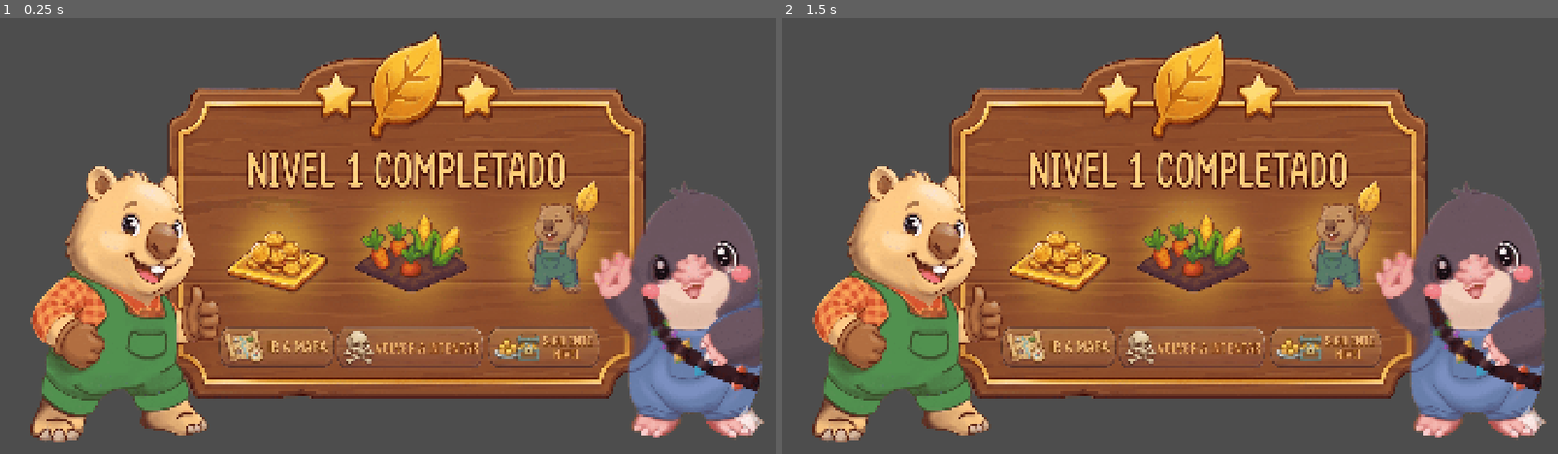
Above: before the commit, frames 1-2 (left to right).
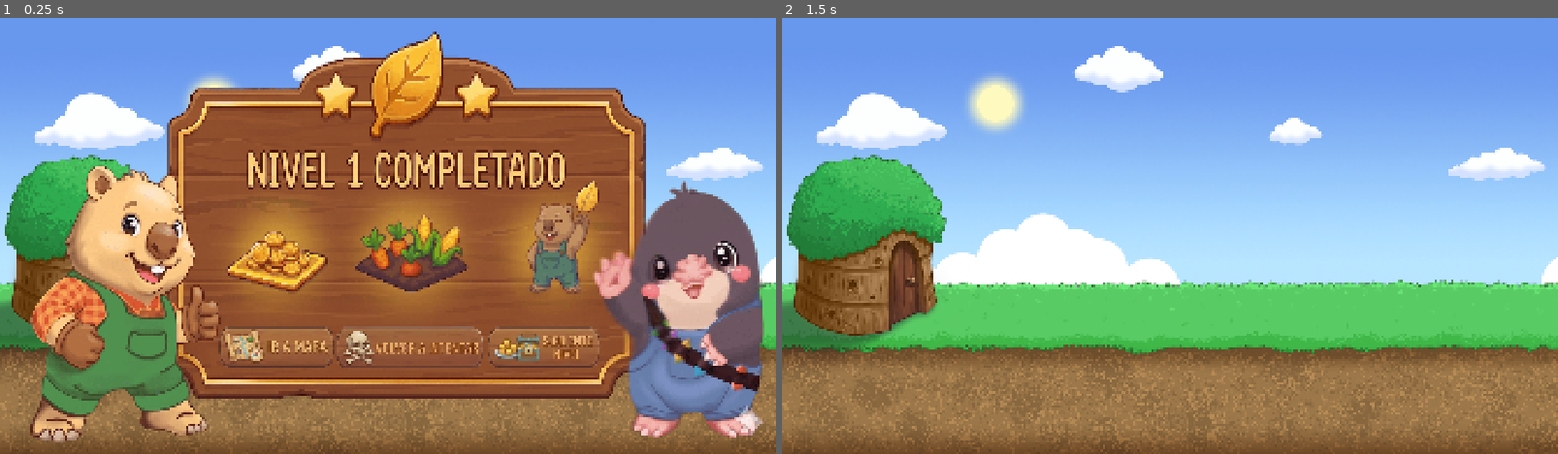
Above: after the commit, the same moments.

Repository: Berger6116/Capi-versus-topi
Game: Godot game, scene res://nivel_1_completado.tscn
Two runs of this game, one before a commit and one after it. Both use one fixed random seed, a clock stepped at 60 frames per second and the inputs below. This scene is started directly instead of the project's main scene.
Inputs (mouse positions are in pixels of both pictures, inside the frame that each line leads up to):
- Up to frame 1 (0.25 s): no input
- Up to frame 2 (1.5 s): click (1325, 349) at 0.5 s; click (1185, 349) at 1.27 s

The runs differ from the first frame. In frame 1, 39% of the frame differs, in the area x 0-100%, y 0-100%; in frame 2, 99%.

Commit message:
pasando a nivel 2

Diff:
--- a/capi-versus-topi/Escenas/nivel_1.gd
+++ b/capi-versus-topi/Escenas/nivel_1.gd
@@ -6,6 +6,8 @@
 @onready var mensajes: Label = $Mensajes/Mensajes_nivel
 #Acá despues si va mas ordenado en un HUD se cambia esto:
 @onready var botones_huerta = $MundoHuertaPrueba/BotonesHuerta/ContenedorFade
+#Pantalla victoria:
+var pantalla_victoria = preload("res://nivel_1_completado.tscn")
 
 func _ready() -> void:
 
@@ -77,6 +79,10 @@
 			timer.stop()
 		#señal para eliminar topos restantes:
 		spawner_topos.eliminar_topos_restantes.emit()
+		#Ocultar botones de huerta:
+		fade_out(botones_huerta, 0.5)
 		#mostrar cartel de victoria:
-		mensajes.text = "Nivel 1 completado!!!"
-		mensajes.show()
+		#mensajes.text = "Nivel 1 completado!!!"
+		#mensajes.show()
+		#SALTAR A PANTALLA DE VICTORIA:
+		get_tree().change_scene_to_file("res://nivel_1_completado.tscn")
--- /dev/null
+++ b/capi-versus-topi/Escenas/nivel_2.tscn
@@ -0,0 +1,10 @@
+[gd_scene format=3 uid="uid://ck8s6rl8v8bjd"]
+
+[ext_resource type="Texture2D" uid="uid://dkrkjq3kkdrtm" path="res://Assets/BG_1.png" id="1_0n8q0"]
+
+[node name="Nivel2" type="Node2D" unique_id=887418047]
+
+[node name="Fondo" type="Sprite2D" parent="." unique_id=2015660472]
+position = Vector2(1763, 540)
+texture = ExtResource("1_0n8q0")
+metadata/_edit_lock_ = true
--- a/capi-versus-topi/Scrips/game_manager.gd
+++ b/capi-versus-topi/Scrips/game_manager.gd
@@ -45,3 +45,8 @@
 	monedas += cantidad
 	actualizar_monedas.emit(monedas)
 	print("Monedas Actuales: ", monedas)
+
+func resetear_para_nuevo_nivel():
+	topos_derrotados = 0
+	plantas_destruidas = 0
+	print("variables topos y plantas derrotados a CERO")
--- /dev/null
+++ b/capi-versus-topi/nivel_1_completado.gd
@@ -0,0 +1,6 @@
+extends Control
+
+
+func _on_siguiente_nivel_pressed() -> void:
+	GameManager.resetear_para_nuevo_nivel()
+	get_tree().change_scene_to_file("res://Escenas/nivel_2.tscn")
--- a/capi-versus-topi/nivel_1_completado.tscn
+++ b/capi-versus-topi/nivel_1_completado.tscn
@@ -1,5 +1,7 @@
 [gd_scene format=3 uid="uid://d3yxiq7vixdfe"]
 
+[ext_resource type="Script" uid="uid://cxhsty3228tnv" path="res://nivel_1_completado.gd" id="1_4op40"]
+[ext_resource type="Texture2D" uid="uid://dkrkjq3kkdrtm" path="res://Assets/BG_1.png" id="1_cuh1q"]
 [ext_resource type="Texture2D" uid="uid://fej04tr66rg2" path="res://Assets/nivel_1_completado.png" id="1_v8h46"]
 [ext_resource type="Texture2D" uid="uid://de64kp5d23a8n" path="res://botones/siguiente_nivel.png" id="2_cuh1q"]
 [ext_resource type="Texture2D" uid="uid://cfe283oe4j2ei" path="res://botones/volver_a_intentar.png" id="3_4op40"]
@@ -12,6 +14,12 @@
 anchor_bottom = 1.0
 grow_horizontal = 2
 grow_vertical = 2
+script = ExtResource("1_4op40")
+
+[node name="Fondo" type="Sprite2D" parent="." unique_id=434366664]
+position = Vector2(1763, 540)
+texture = ExtResource("1_cuh1q")
+metadata/_edit_lock_ = true
 
 [node name="TextureRect" type="TextureRect" parent="." unique_id=696489115]
 layout_mode = 0
@@ -44,3 +52,5 @@
 offset_right = 836.0
 offset_bottom = 876.0
 texture_normal = ExtResource("4_1bkp7")
+
+[connection signal="pressed" from="siguiente_nivel" to="." method="_on_siguiente_nivel_pressed"]
Not shown, added: capi-versus-topi/nivel_1_completado.gd.uid
